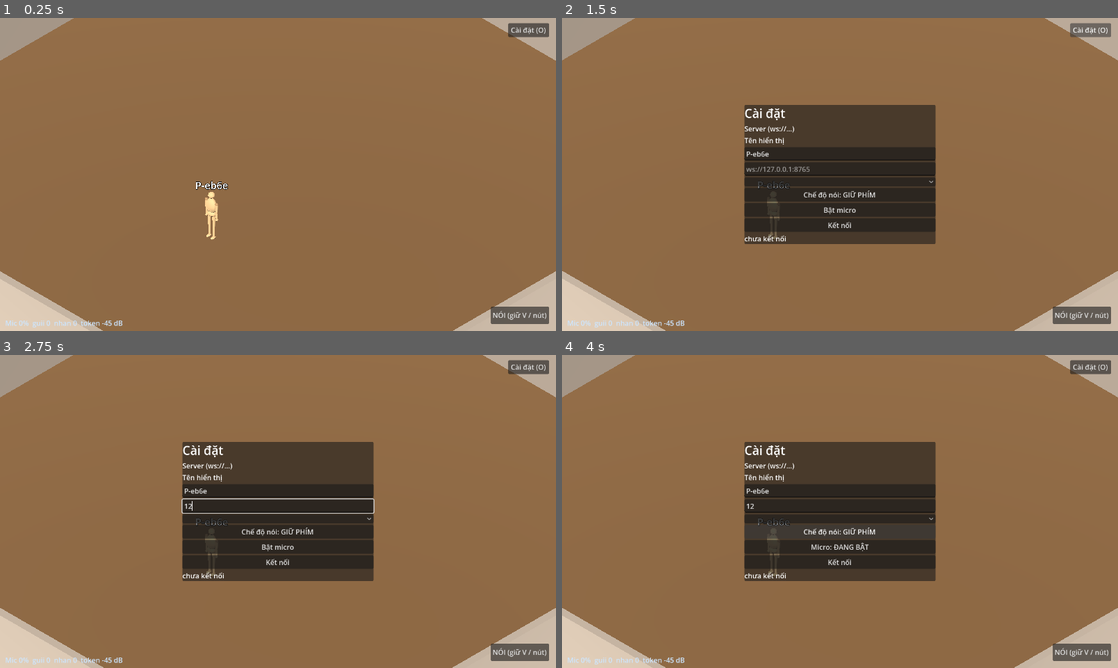
Above: before the commit, frames 1-4 (two rows, left to right).
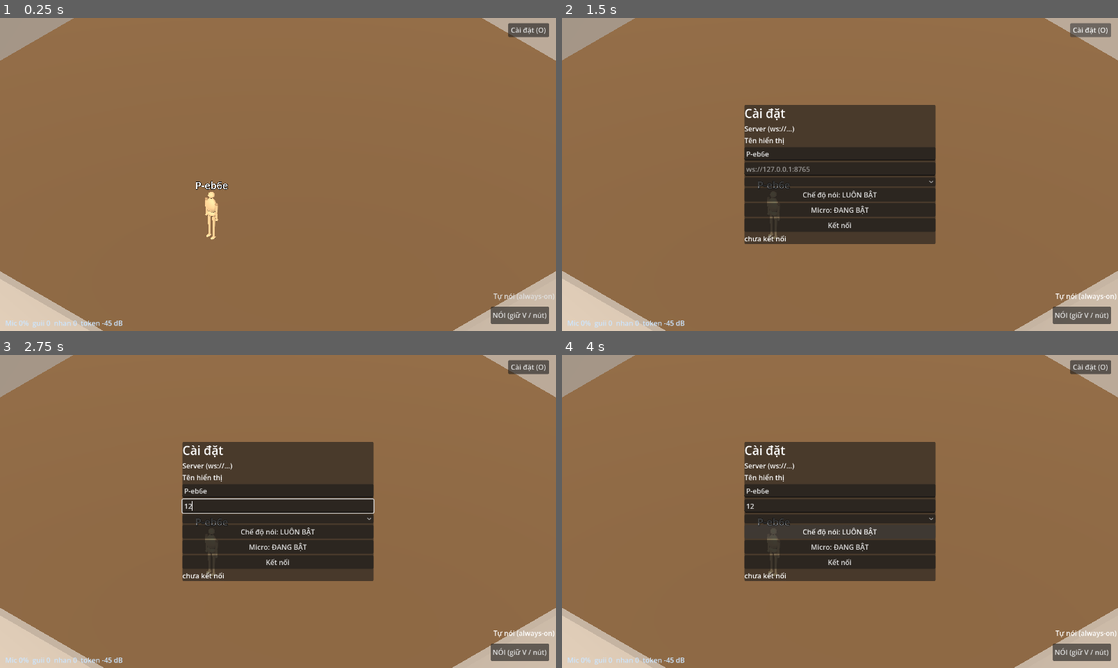
Above: after the commit, the same moments.

Repository: hieubqdsm/crime-in-clock-tower
Game: Godot game, scene res://scenes/main/Main.tscn
The game is run twice, just before and just after one commit, with the same random seed, the same clock (stepped at 60 frames per second) and the same inputs.
Inputs (mouse positions are in pixels of both pictures, inside the frame that each line leads up to):
- Up to frame 1 (0.25 s): no input
- Up to frame 2 (1.5 s): click (1095, 296) at 0.5 s, where only the run after the commit has a clickable "Tự nói (always-on)"; click "Cài đặt (O)" at 1.25 s
- Up to frame 3 (2.75 s): click (278, 505) at 2.02 s; type "12" at 2.1 s
- Up to frame 4 (4 s): click "Chế độ nói: GIỮ PHÍM" (after the commit: "Chế độ nói: LUÔN BẬT") at 2.75 s; click "Chế độ nói: LUÔN BẬT" (after the commit: "Chế độ nói: GIỮ PHÍM") at 3.5 s

The runs differ from the first frame. In frame 1, less than 0.1% of the frame differs, in the area x 88-100%, y 88-91%; in frame 2, 0.4%, in the area x 43-100%, y 55-91%; in frame 3, 0.4%; in frame 4, 0.2%.
Error in both runs: Invalid call. Nonexistent function 'get_frames' in base 'AudioEffectCapture'. (res://scenes/net/voice_capture.gd:283)

Commit message:
UI: always-on talk toggle (CheckButton) next to the talk button — no need to open Options

Diff:
--- a/scenes/main/OptionsUI.tscn
+++ b/scenes/main/OptionsUI.tscn
@@ -17,6 +17,18 @@
 offset_right = -16.0
 offset_bottom = 44.0
 text = "Cài đặt (O)"
+
+[node name="AlwaysCheck" type="CheckButton" parent="."]
+anchors_preset = 3
+anchor_left = 1.0
+anchor_top = 1.0
+anchor_right = 1.0
+anchor_bottom = 1.0
+offset_left = -150.0
+offset_top = -98.0
+offset_right = -16.0
+offset_bottom = -62.0
+text = "Tự nói (always-on)"
 
 [node name="TalkBtn" type="Button" parent="."]
 anchors_preset = 3
@@ -94,6 +106,7 @@
 [connection signal="pressed" from="GearBtn" to="." method="_on_gear_pressed"]
 [connection signal="button_down" from="TalkBtn" to="." method="_on_talk_down"]
 [connection signal="button_up" from="TalkBtn" to="." method="_on_talk_up"]
+[connection signal="toggled" from="AlwaysCheck" to="." method="_on_always_toggled"]
 [connection signal="pressed" from="Panel/VBox/MicBtn" to="." method="_on_mic_pressed"]
 [connection signal="pressed" from="Panel/VBox/TalkModeBtn" to="." method="_on_talk_mode_pressed"]
 [connection signal="item_selected" from="Panel/VBox/MicOption" to="." method="_on_mic_option_selected"]
--- a/scenes/main/options_ui.gd
+++ b/scenes/main/options_ui.gd
@@ -22,6 +22,7 @@
 @onready var _mic_btn: Button = $Panel/VBox/MicBtn
 @onready var _mic_option: OptionButton = $Panel/VBox/MicOption
 @onready var _talk_btn: Button = $TalkBtn
+@onready var _always_check: CheckButton = $AlwaysCheck
 @onready var _mode_btn: Button = $Panel/VBox/TalkModeBtn
 
 var _open_mic := false
@@ -90,7 +91,15 @@
 
 
 func _on_talk_mode_pressed() -> void:
-	_open_mic = not _open_mic
+	_set_open_mic_and_emit(not _open_mic)
+
+
+func _on_always_toggled(pressed: bool) -> void:
+	_set_open_mic_and_emit(pressed)
+
+
+func _set_open_mic_and_emit(v: bool) -> void:
+	_open_mic = v
 	_mode_btn.text = "Chế độ nói: LUÔN BẬT" if _open_mic else "Chế độ nói: GIỮ PHÍM"
 	talk_mode_changed.emit(_open_mic)
 
@@ -98,6 +107,7 @@
 func set_open_mic(v: bool) -> void:
 	_open_mic = v
 	_mode_btn.text = "Chế độ nói: LUÔN BẬT" if _open_mic else "Chế độ nói: GIỮ PHÍM"
+	_always_check.set_pressed_no_signal(v)
 	_refresh_talk_btn()
 
 
